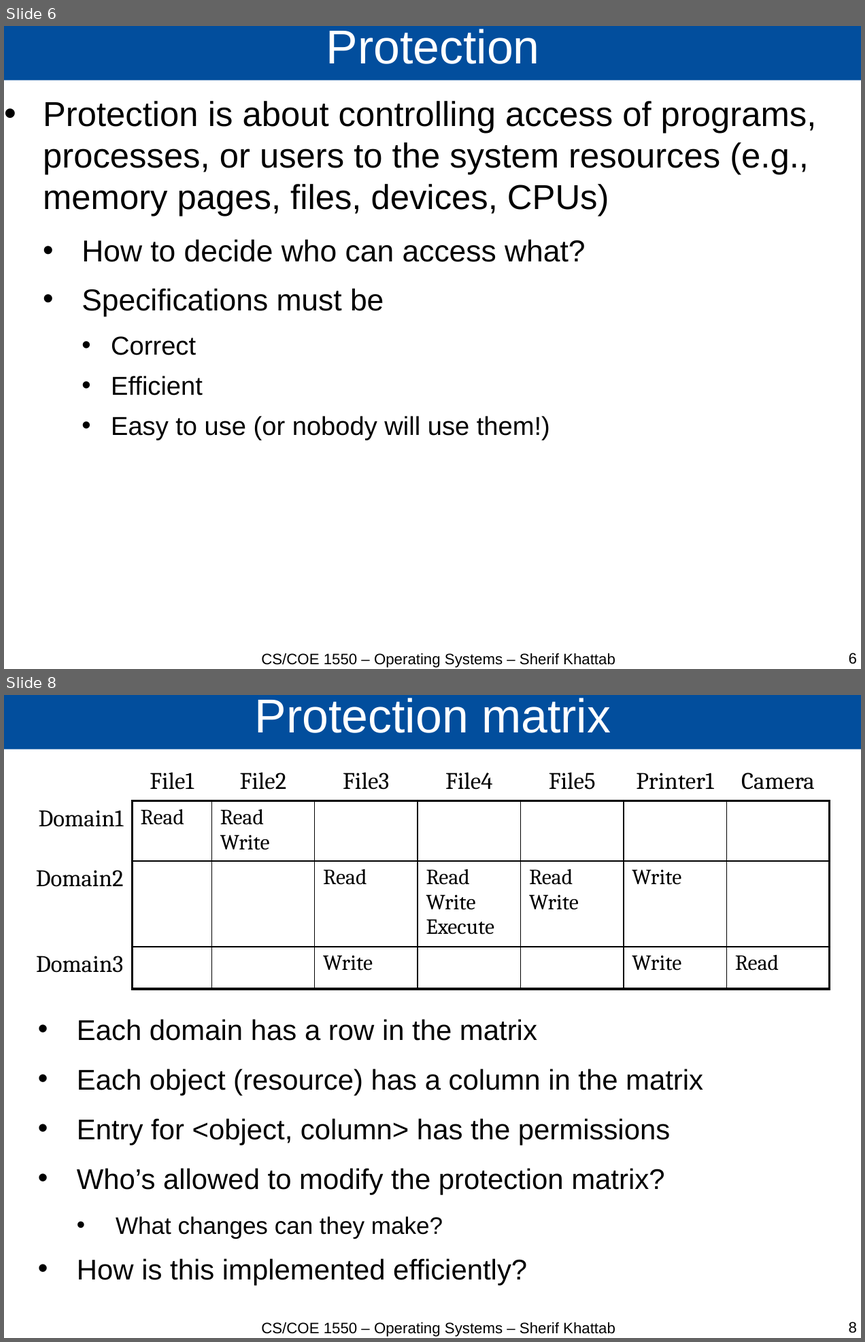
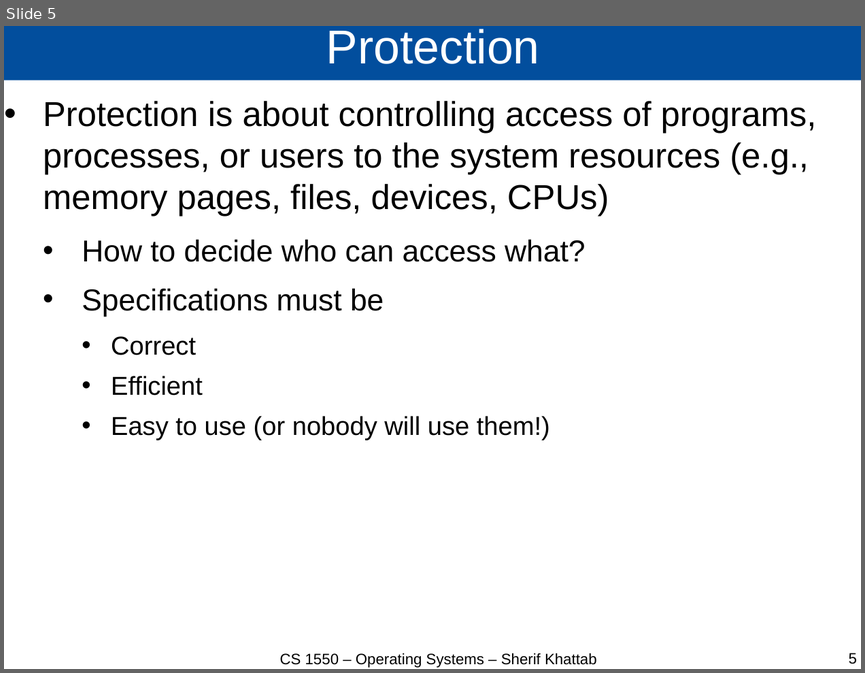
Before and after one commit to cs1550-2224/cs1550-code-handouts, a slide deck: DraftSlides/Lecture26.pptx. Shown one above the other, each under a label of ours: slides 6 and 8 before the commit, slide 5 after it; the slides between them are not shown. The pictures are 865x1342 and 865x673 pixels, drawn with LibreOffice and Linux fonts; fonts in the diff are those of the drawing. Boxes give left, top, right and bottom in pixels: in the first picture for what was removed or moved away, otherwise in the second. Text is boxed around its words. In the diff, an @@ line names an element or a change of style, - is before the commit and + after.

```diff
--- a/DraftSlides/Lecture26.pptx
+++ b/DraftSlides/Lecture26.pptx
@@ slide 8 removed at [4,695,861,1338], background #FFFFFF @@
@@ title removed at [4,695,861,749] @@
-Protection matrix
@@ table removed at [5,764,832,990], 4 rows, 8 columns @@
- | File1 | File2 | File3 | File4 | File5 | Printer1 | Camera
-Domain1 | Read | Read Write |  |  |  |  | 
-Domain2 |  |  | Read | Read Write Execute | Read Write | Write | 
-Domain3 |  |  | Write |  |  | Write | Read
@@ text removed at [77,1019,703,1285] @@
-• Each domain has a row in the matrix
-• Each object (resource) has a column in the matrix
-• Entry for <object, column> has the permissions
-• Who’s allowed to modify the protection matrix?
-  • What changes can they make?
-• How is this implemented efficiently?
@@ text removed at [261,1322,615,1336] @@
-CS/COE 1550 – Operating Systems – Sherif Khattab
@@ page number removed at [849,1321,857,1333] @@
-8
@@ what was slide 6 is now slide 5 @@
@@ slide 5 changed as well @@
@@ text at [280,653,597,667]: text changed @@
-CS/COE 1550 – Operating Systems – Sherif Khattab
+CS 1550 – Operating Systems – Sherif Khattab
@@ page number at [849,652,857,664]: text changed @@
-6
+5
```
Also in this commit, not shown: 18 other slides changed, 42 slides added, 3 other slides removed, 3 other files.
